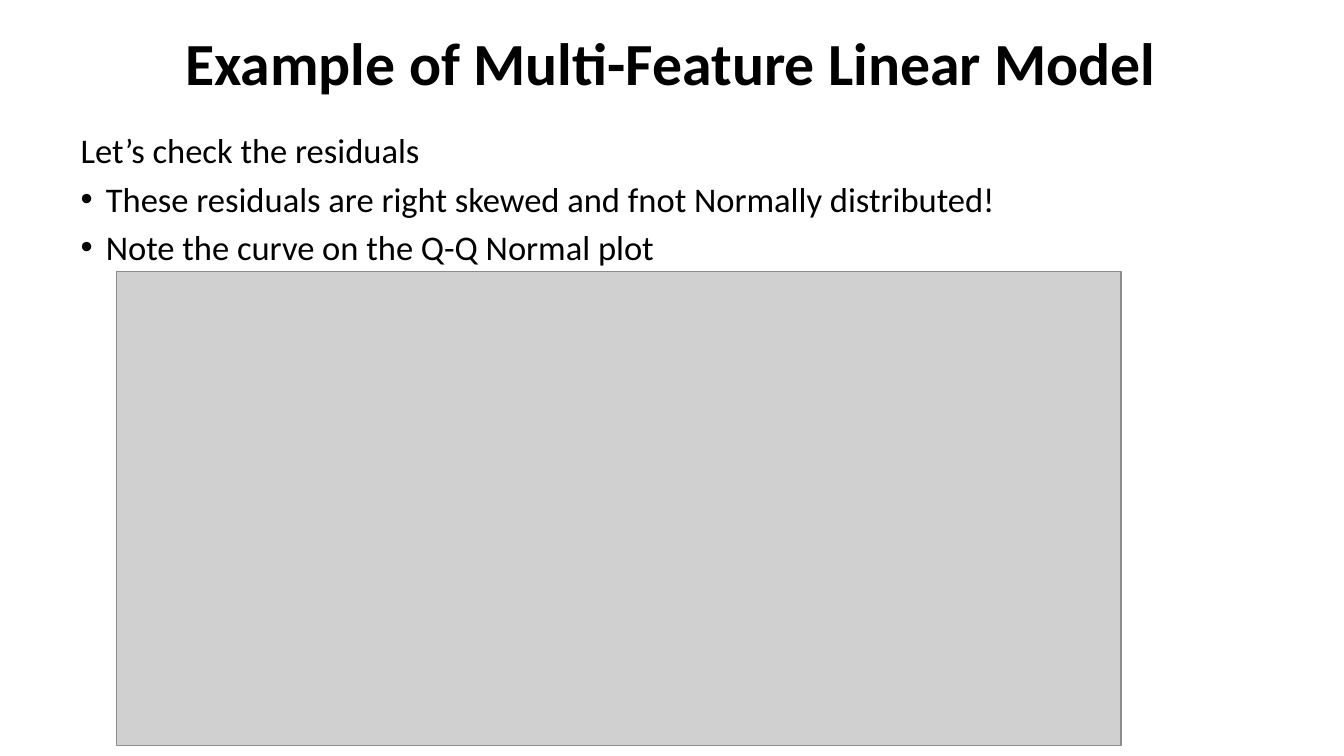
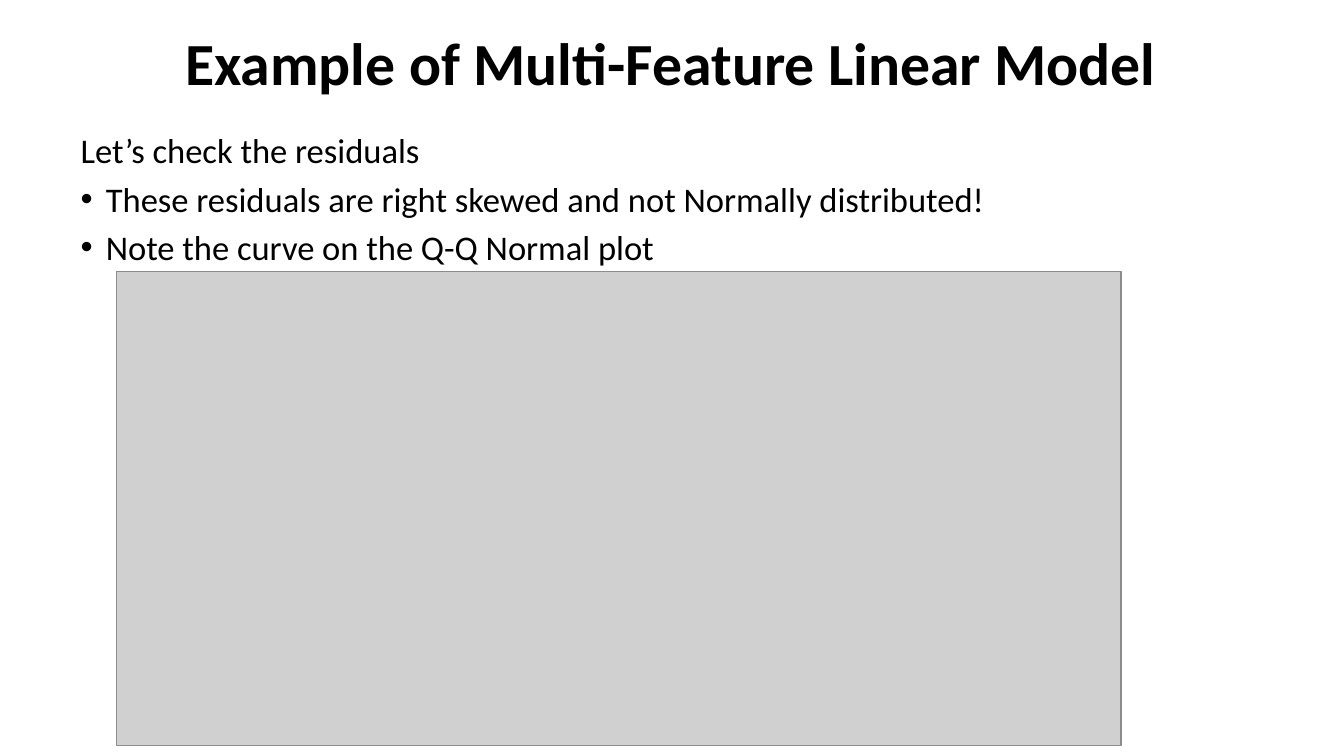
Before and after one commit to StephenElston/CSCI-E-83, a slide deck: slide 48 of LectureSlides/08_IntroductionToLinearModels.pptx (slide 47 before the commit). Drawn at 1344x756 pixels with LibreOffice and Linux fonts; fonts in the diff are those of the drawing; grey boxes stand for pictures. Boxes give left, top, right and bottom in pixels: in the first picture for what was removed or moved away, otherwise in the second. Text is boxed around its words. In the diff, an @@ line names an element or a change of style, - is before the commit and + after.

```diff
--- a/LectureSlides/08_IntroductionToLinearModels.pptx
+++ b/LectureSlides/08_IntroductionToLinearModels.pptx
@@ text at <box>106,188,984,218</box>: text changed @@
-• These residuals are right skewed and fnot Normally distributed!
+• These residuals are right skewed and not Normally distributed!
```
Also in this commit, not shown: 6 other slides changed, 1 slide added.
